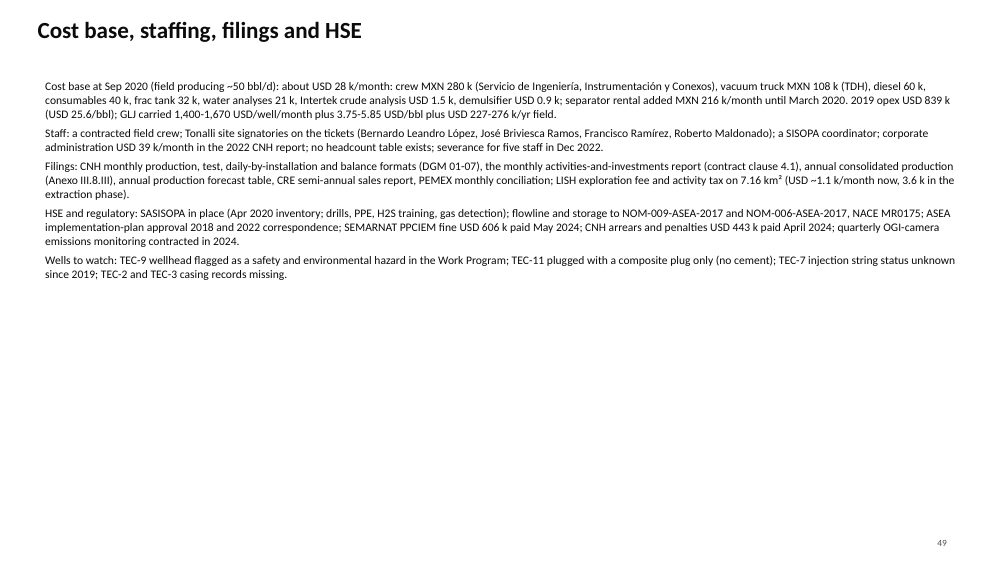
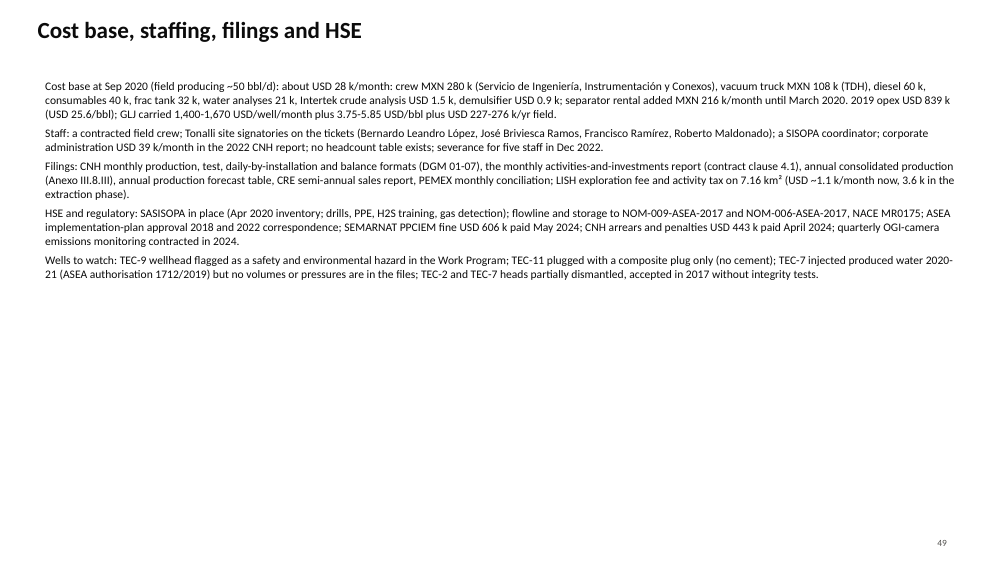
Before and after one commit to gunner1976/git_practice, a slide deck: slide 49 of docs/Tecolutla_Block_and_Development_History.pptx. Drawn at 1008x567 pixels with LibreOffice and Linux fonts; fonts in the diff are those of the drawing. Boxes give left, top, right and bottom in pixels: in the first picture for what was removed or moved away, otherwise in the second. Text is boxed around its words. In the diff, an @@ line names an element or a change of style, - is before the commit and + after.

```diff
--- a/docs/Tecolutla_Block_and_Development_History.pptx
+++ b/docs/Tecolutla_Block_and_Development_History.pptx
@@ text at (45, 255, 953, 280): text changed @@
-Wells to watch: TEC-9 wellhead flagged as a safety and environmental hazard in the Work Program; TEC-11 plugged with a composite plug only (no cement); TEC-7 injection string status unknown since 2019; TEC-2 and TEC-3 casing records missing.
+Wells to watch: TEC-9 wellhead flagged as a safety and environmental hazard in the Work Program; TEC-11 plugged with a composite plug only (no cement); TEC-7 injected produced water 2020-21 (ASEA authorisation 1712/2019) but no volumes or pressures are in the files; TEC-2 and TEC-7 heads partially dismantled, accepted in 2017 without integrity tests.
```
Also in this commit, not shown: 4 other slides changed, 12 other files.
